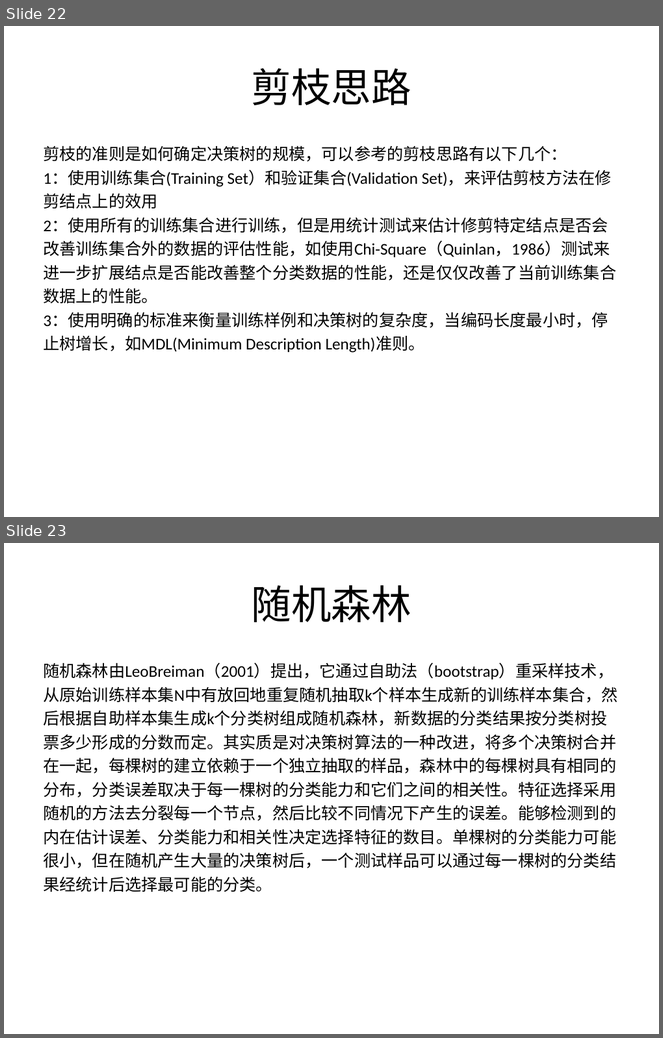
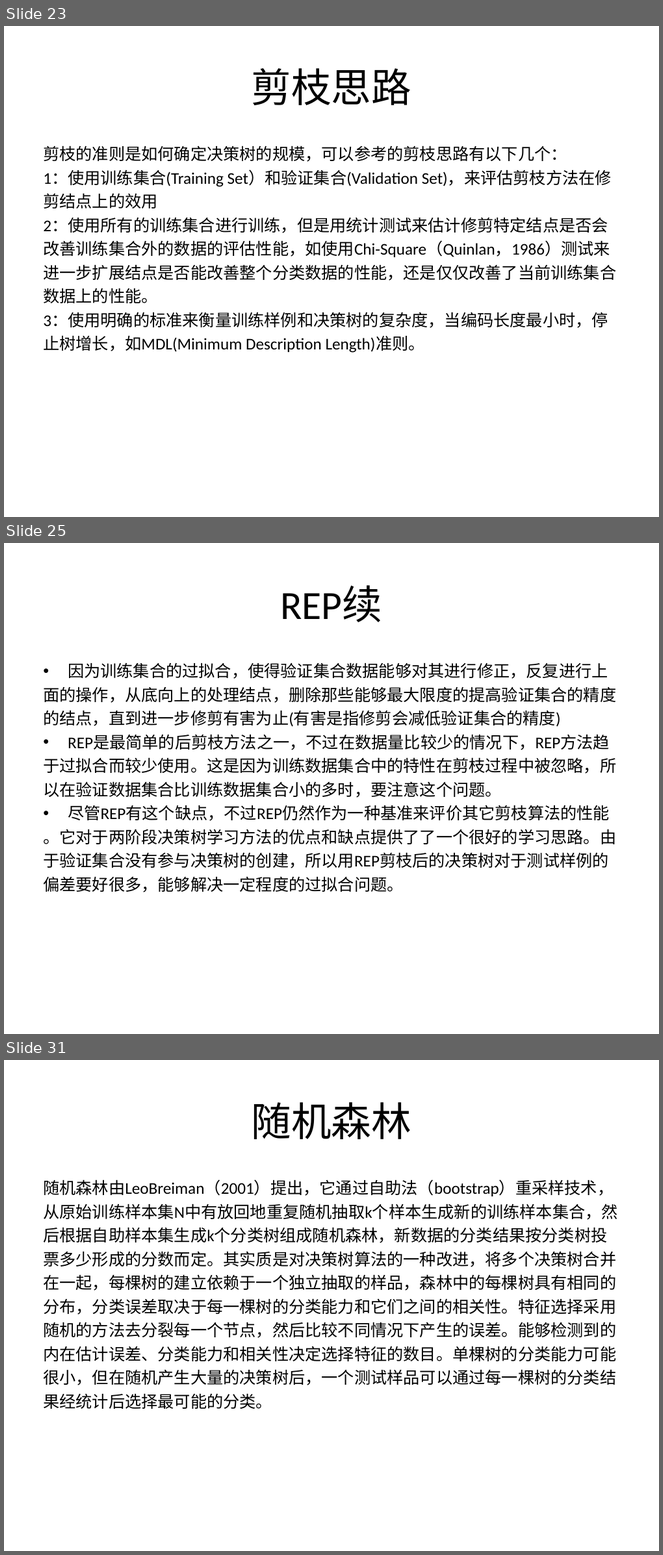
Before and after one commit to fighting-one-piece/shell-scripts, a slide deck: data_mining/src/main/resources/doc/decisiontree.ppt. Shown one above the other, each under a label of ours: slides 22 and 23 before the commit, slides 23, 25 and 31 after it; the slides between them are not shown. The pictures are 663x1038 and 663x1555 pixels, drawn with LibreOffice and Linux fonts; fonts in the diff are those of the drawing. Boxes give left, top, right and bottom in pixels: in the first picture for what was removed or moved away, otherwise in the second. Text is boxed around its words. In the diff, an @@ line names an element or a change of style, - is before the commit and + after.

```diff
--- a/data_mining/src/main/resources/doc/decisiontree.ppt
+++ b/data_mining/src/main/resources/doc/decisiontree.ppt
@@ slide 25 added at <box>4,543,659,1034</box>, background #FFFFFF @@
@@ title added at <box>280,586,382,622</box>, 44 pt, text #000000 @@
+REP续
@@ text added at <box>43,663,616,893</box>, 18 pt, text #000000 @@
+• 因为训练集合的过拟合，使得验证集合数据能够对其进行修正，反复进行上
+面的操作，从底向上的处理结点，删除那些能够最大限度的提高验证集合的精度
+的结点，直到进一步修剪有害为止(有害是指修剪会减低验证集合的精度)
+• REP是最简单的后剪枝方法之一，不过在数据量比较少的情况下，REP方法趋
+于过拟合而较少使用。这是因为训练数据集合中的特性在剪枝过程中被忽略，所
+以在验证数据集合比训练数据集合小的多时，要注意这个问题。
+• 尽管REP有这个缺点，不过REP仍然作为一种基准来评价其它剪枝算法的性能
+。它对于两阶段决策树学习方法的优点和缺点提供了了一个很好的学习思路。由
+于验证集合没有参与决策树的创建，所以用REP剪枝后的决策树对于测试样例的
+偏差要好很多，能够解决一定程度的过拟合问题。
@@ what was slide 22 is now slide 23 @@
@@ what was slide 23 is now slide 31 @@
```
Also in this commit, not shown: 1 slide changed, 9 other slides added, 6 other files.
